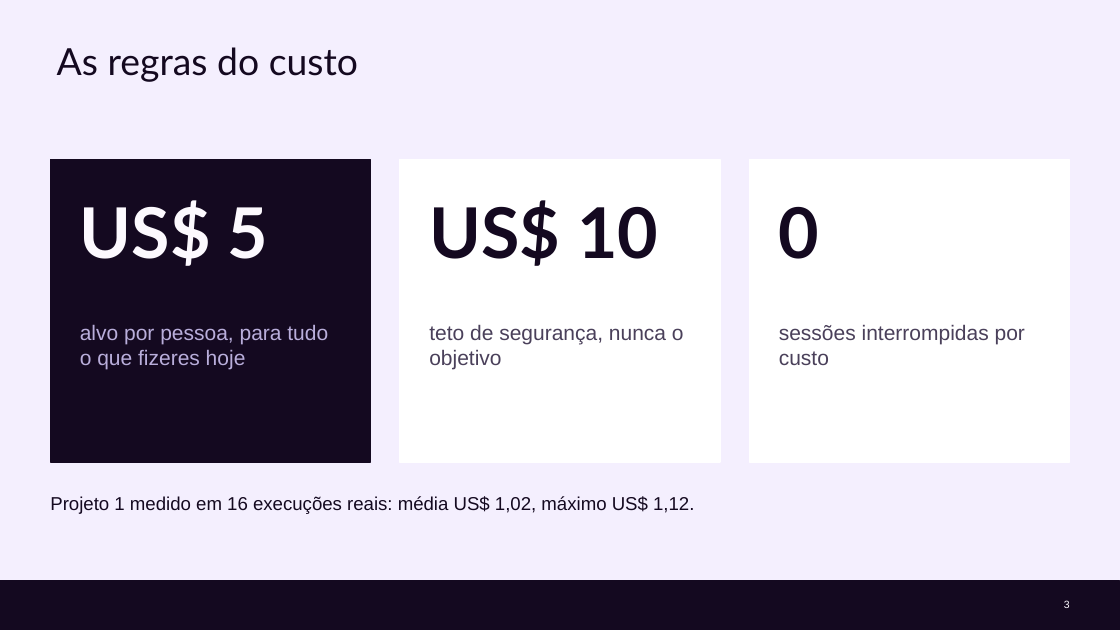
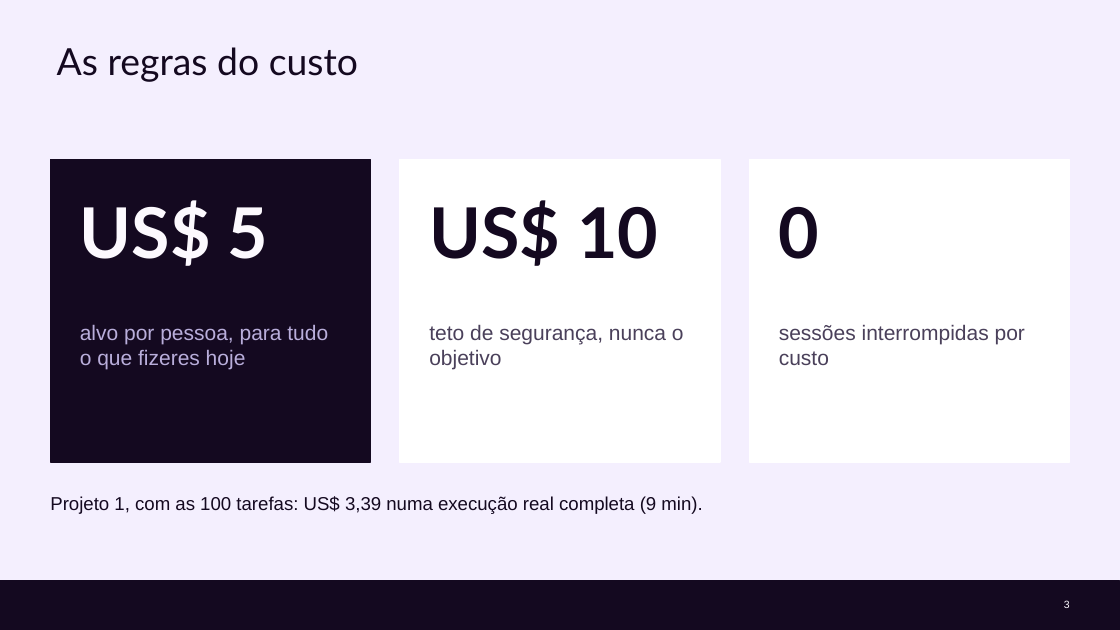
Before and after one commit to cx-guilherme-pinto/workshop-claude, a slide deck: slide 3 of slides/workshop.pptx. Drawn at 1120x630 pixels with LibreOffice and Linux fonts; fonts in the diff are those of the drawing; background and template pictures are left out. Boxes give left, top, right and bottom in pixels: in the first picture for what was removed or moved away, otherwise in the second. Text is boxed around its words. In the diff, an @@ line names an element or a change of style, - is before the commit and + after.

```diff
--- a/slides/workshop.pptx
+++ b/slides/workshop.pptx
@@ text at [50, 496, 702, 514]: text changed @@
-Projeto 1 medido em 16 execuções reais: média US$ 1,02, máximo US$ 1,12.
+Projeto 1, com as 100 tarefas: US$ 3,39 numa execução real completa (9 min).
```
Also in this commit, not shown: 12 other slides changed, 52 other files.
